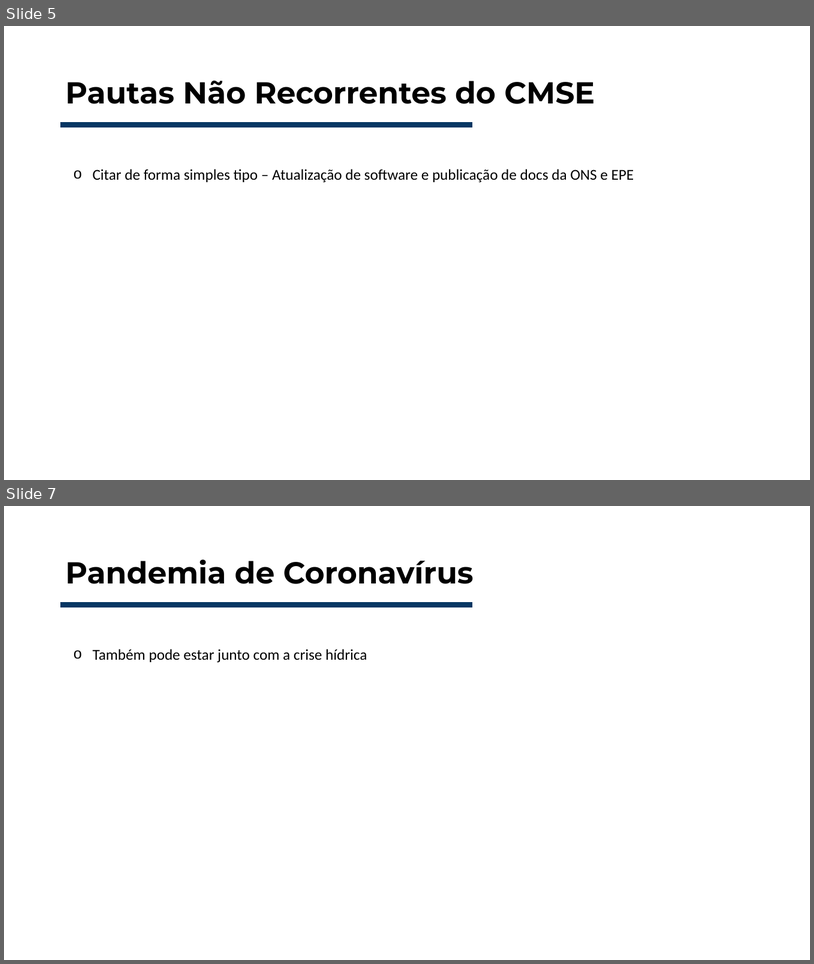
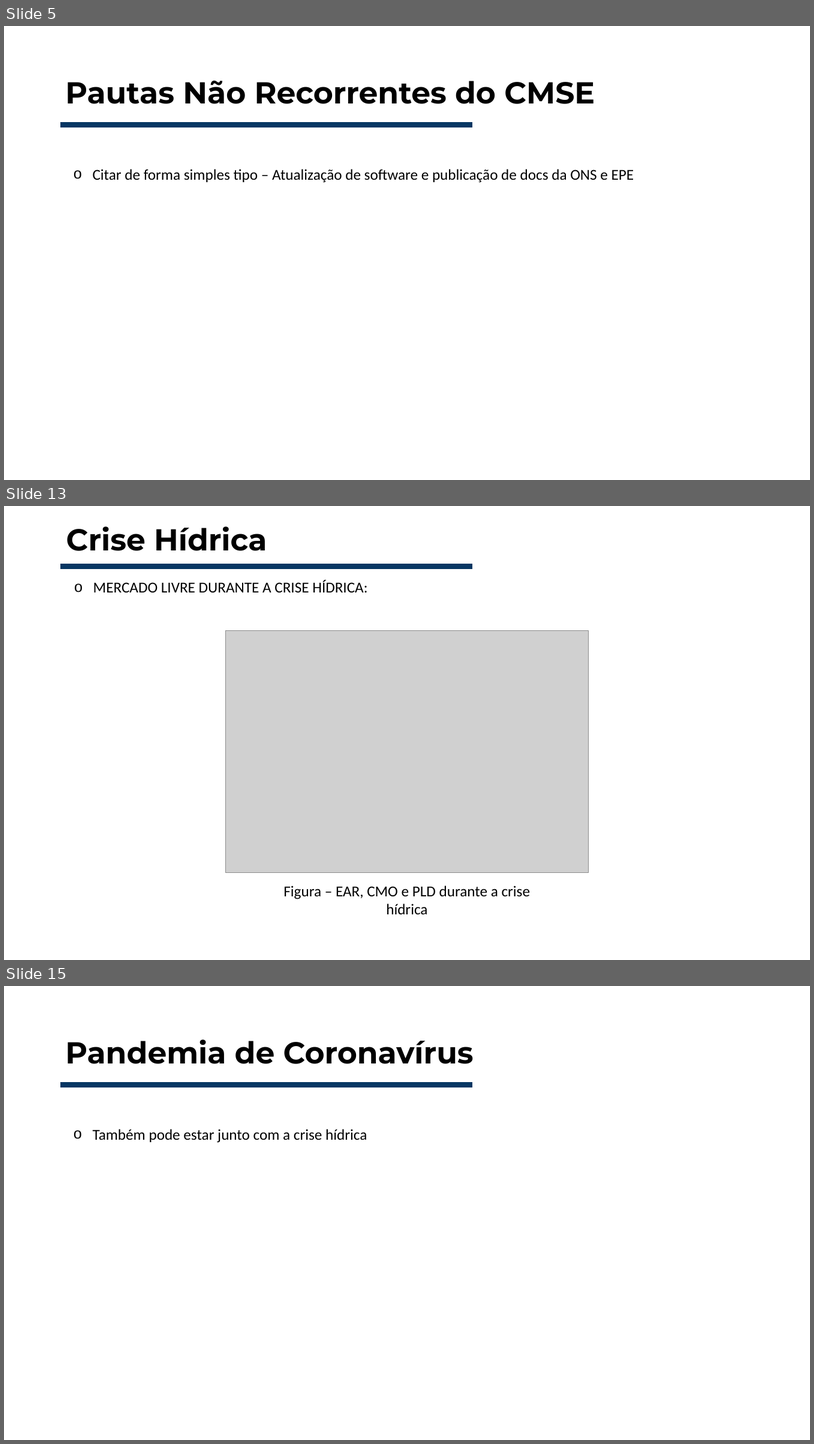
Before and after one commit to Rafa3lAlbuqueruqe/Planejamento_energetico_trabalhos, a slide deck: Seminário 1 - CMSE/Seminário - Comitê de Monitoramento do Sistema Elétrico.pptx. Shown one above the other, each under a label of ours: slides 5 and 7 before the commit, slides 5, 13 and 15 after it; the slides between them are not shown. The pictures are 814x964 and 814x1444 pixels, drawn with LibreOffice and Linux fonts; fonts in the diff are those of the drawing; grey boxes stand for pictures. Boxes give left, top, right and bottom in pixels: in the first picture for what was removed or moved away, otherwise in the second. Text is boxed around its words. In the diff, an @@ line names an element or a change of style, - is before the commit and + after.

Commit message:
Added figures and pages to presentation

```diff
--- a/Seminário 1 - CMSE/Seminário - Comitê de Monitoramento do Sistema Elétrico.pptx
+++ b/Seminário 1 - CMSE/Seminário - Comitê de Monitoramento do Sistema Elétrico.pptx
@@ slide 13 added at box(4, 506, 810, 960), background #FFFFFF @@
@@ title added at box(66, 526, 267, 551), 36 pt, text #000000, bold @@
+Crise Hídrica
@@ line added from (60, 567) to (473, 567), #073763 6 pt @@
@@ text added at box(93, 580, 368, 592), 18 pt, text #000000 @@
+  o MERCADO LIVRE DURANTE A CRISE HÍDRICA:
@@ picture added at box(226, 631, 589, 873) @@
@@ text added at box(284, 885, 531, 914), 18 pt, text #000000 @@
+Figura – EAR, CMO e PLD durante a crise hídrica
@@ what was slide 7 is now slide 15 @@
```
Also in this commit, not shown: 1 slide changed, 7 other slides added, 13 other files.
